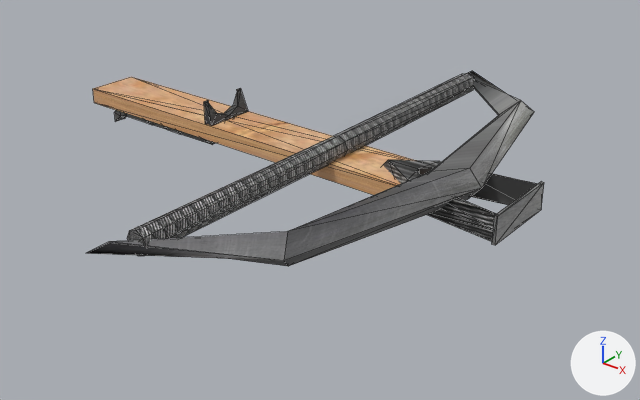
One commit to the OBJ model StemistHacks2/Assets/models/Crossbow34.obj: the scene before it, then after it.
Both versions are drawn from a 50 mm camera at (4.67, -5.55, 2.86) aimed at (0.39, -0.19, -0.46). The lights are fixed; the arrows at lower right show +X, +Y and +Z. Mesh edges are drawn as thin lines. Where no turn or scale is listed for an object, it has been applied to the vertices.

The older version as bpy lines, for what is in view:
```python
me_sphere = bpy.data.meshes.new('Sphere')
me_sphere.from_pydata(...)  # 49 vertices, 82 faces, 2 loose edges; spans x 0.33..2.13, y -2.22..2.16, z -0.23..0.13
me_sphere.materials.append(mat_material_002)  # picture img_rope_texture_png
me_sphere_001 = bpy.data.meshes.new('Sphere.001')
me_sphere_001.from_pydata(...)  # 83 vertices, 150 faces; spans x -2.46..2.15, y -2.52..2.52, z -0.46..0.16
me_sphere_001.materials.append(mat_material)  # picture img_metal_texture_jpg
me_sphere_002 = bpy.data.meshes.new('Sphere.002')
me_sphere_002.from_pydata(...)  # 22 vertices, 44 faces; spans x -2.53..1.34, y -0.25..0.25, z -0.21..-0.06
me_sphere_002.materials.append(mat_material_001)  # picture img_wood_texture_png
ob_sphere = bpy.data.objects.new('Sphere', me_sphere)
ob_sphere.location = (0.0, 0.0, 0.0)
ob_sphere_001 = bpy.data.objects.new('Sphere.001', me_sphere_001)
ob_sphere_001.location = (0.0, 0.0, 0.0)
ob_sphere_002 = bpy.data.objects.new('Sphere.002', me_sphere_002)
ob_sphere_002.location = (0.0, 0.0, 0.0)
```
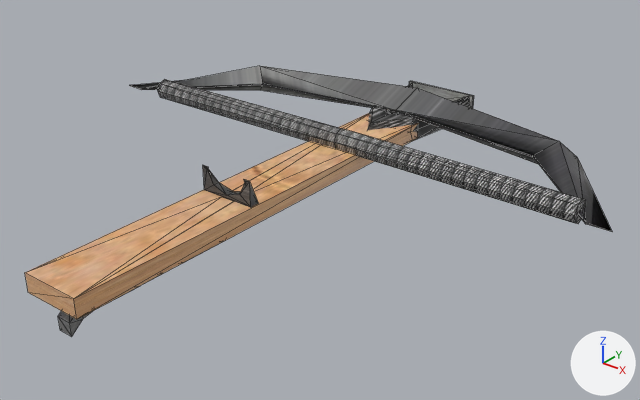
Location of each change, (x1, y1, x2, y2) in pixels of the pictures (640 x 400 px; the box of a moved part takes in the faces that stretch with it):
'Sphere', reshaped (43% wider, 48% taller)
    before: (127, 73, 537, 256)
    after: (25, 66, 612, 337)
'Sphere.001', deleted
    before: (87, 71, 544, 266)
'Sphere.002', deleted (brown)
    before: (93, 77, 417, 195)
part 1 of me_sphere, moved or reshaped
    before: (127, 73, 475, 256)
    after: (158, 79, 586, 224)
part 2 of me_sphere, added
    after: (409, 81, 474, 109)
part 3 of me_sphere, moved or reshaped
    before: (383, 160, 537, 241)
    after: (368, 83, 470, 141)
part 4 of me_sphere, added (brown)
    after: (25, 113, 418, 337)
part 5 of me_sphere, added
    after: (129, 66, 612, 231)
part 6 of me_sphere, added
    after: (203, 165, 258, 207)

The change in detail:
me_sphere is used by ob_sphere; location (0.0, 0.0, 0.0).
me_sphere had 49 vertices, 82 faces, 2 loose edges and spanned x 0.33..2.13, y -2.22..2.16, z -0.23..0.13.
me_sphere now has 146 vertices, 276 faces and spans x -2.18..2.86, y -2.87..1.81, z -0.46..0.16.
me_sphere part 1: the loose piece of 24 vertices spanning x 0.33..0.56, y -2.22..2.16, z -0.1..0.1 is turned 90 degrees about the z axis through its middle, then moved by (-0.07, 0.14, 0.0).
me_sphere part 2: a new loose piece, a box spanning x -0.028..0.709, y 1.778..1.805, z -0.223..0.012, in mat_material (picture img_metal_texture_jpg).
me_sphere part 3: the loose piece of 21 vertices spanning x 0.85..2.13, y -0.35..0.36, z -0.23..0.0 is turned 90 degrees about the z axis through its middle, then moved by (-1.15, 1.15, 0.0).
me_sphere part 4: a new loose piece of 54 vertices spanning x 0.09..0.59, y -2.87..1.0, z -0.46..-0.06.
me_sphere part 5: a new loose piece of 21 vertices spanning x -2.18..2.86, y -0.06..1.47, z -0.13..0.13, in mat_material (picture img_metal_texture_jpg).
me_sphere part 6: a new loose piece of 18 vertices spanning x 0.1..0.58, y -1.26..-1.17, z -0.06..0.16, in mat_material (picture img_metal_texture_jpg).
me_sphere now uses material mat_material (picture img_metal_texture_jpg).
me_sphere now uses material mat_material_001 (picture img_wood_texture_png).
Object 'Sphere.001' (ob_sphere_001) is deleted.
Object 'Sphere.002' (ob_sphere_002) is deleted.
